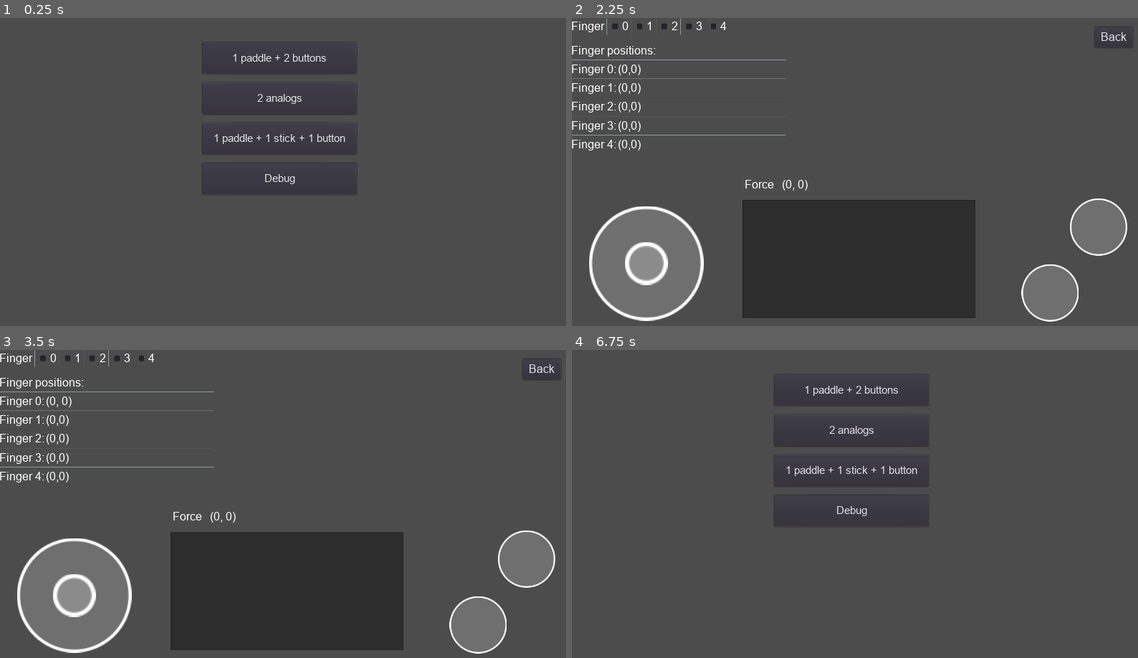
Above: before the commit, frames 1-4 (two rows, left to right).
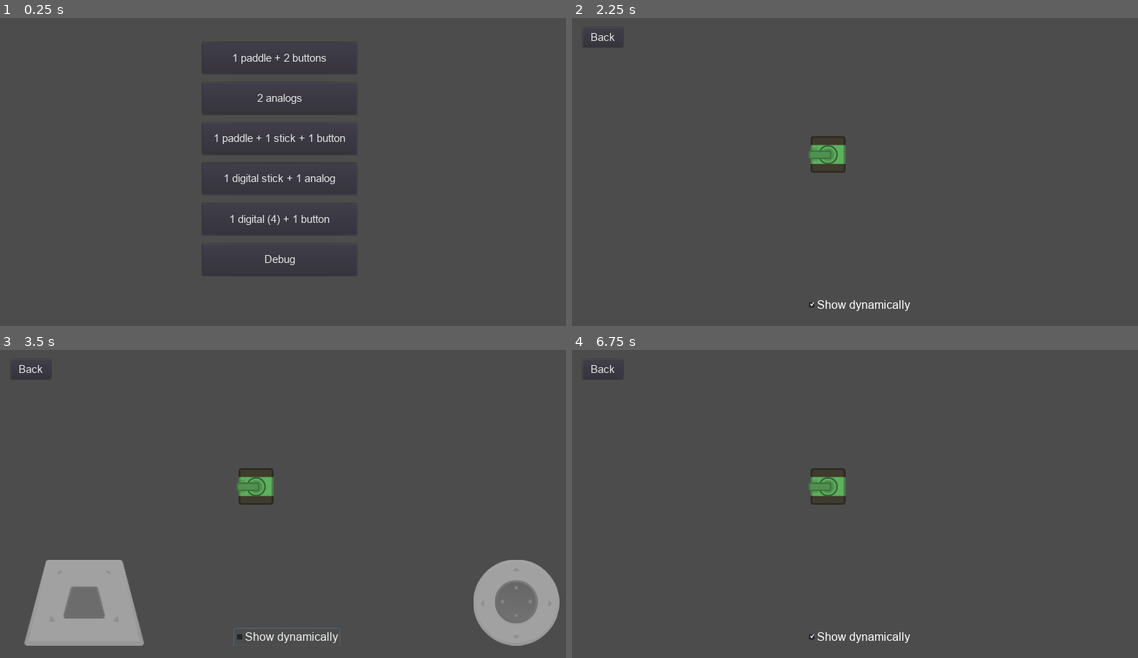
Above: after the commit, the same moments.

Repository: fiaful/Gamepad
Game: Godot game, scene res://Sample/MainMenu.tscn
Same seed, same stepped clock (60 frames per second), same inputs: the game is played once before the commit and once after it.
Inputs (mouse positions are in pixels of both pictures, inside the frame that each line leads up to):
- Up to frame 1 (0.25 s): no input
- Up to frame 2 (2.25 s): click "Debug" at 0.5 s; click "Back" at 1.25 s; click "Debug" (after the commit: "1 digital stick + 1 analog") at 2 s
- Up to frame 3 (3.5 s): click (288, 636) at 2.75 s, where only the run after the commit has a clickable "Show dynamically"
- Up to frame 4 (6.75 s): click "Back" at 3.5 s; click "1 paddle + 2 buttons" at 4.25 s; click "Show dynamically" at 5 s; click "Back" at 5.75 s; click (849, 550) at 6.5 s, where only the run after the commit has a clickable "1 digital (4) + 1 button"

The runs differ from the first frame. In frame 1, 0.5% of the frame differs, in the area x 35-63%, y 50-84%; in frame 2, 27%; in frame 3, 29%, in the area x 0-99%, y 0-99%; in frame 4, 1.5%.

Commit message:
aggiunti altri esempi

Diff:
--- a/Sample/MainMenu.gd
+++ b/Sample/MainMenu.gd
@@ -13,4 +13,12 @@
 
 
 func _on_btn2analogs3_pressed():
+	get_tree().change_scene("res://Sample/Sample1Digital1Analog.tscn")
+
+
+func _on_btn2analogs4_pressed():
 	get_tree().change_scene("res://Debug/Debug.tscn")
+
+
+func _on_btn2analogs5_pressed():
+	get_tree().change_scene("res://Sample/Sample1Digital1Button.tscn")
--- a/Sample/MainMenu.tscn
+++ b/Sample/MainMenu.tscn
@@ -15,7 +15,7 @@
 
 default_font = SubResource( 1 )
 
-[node name="MainMenu" type="Node" index="0"]
+[node name="MainMenu" type="Node"]
 
 script = ExtResource( 1 )
 
@@ -105,11 +105,61 @@
 enabled_focus_mode = 2
 shortcut = null
 group = null
+text = "1 digital stick + 1 analog"
+flat = false
+align = 1
+
+[node name="btn2analogs5" type="Button" parent="Container" index="3"]
+
+anchor_left = 0.0
+anchor_top = 0.0
+anchor_right = 0.0
+anchor_bottom = 0.0
+margin_left = 452.0
+margin_top = 414.0
+margin_right = 797.0
+margin_bottom = 485.0
+rect_pivot_offset = Vector2( 0, 0 )
+rect_clip_content = false
+focus_mode = 2
+mouse_filter = 0
+mouse_default_cursor_shape = 0
+size_flags_horizontal = 1
+size_flags_vertical = 1
+toggle_mode = false
+enabled_focus_mode = 2
+shortcut = null
+group = null
+text = "1 digital (4) + 1 button"
+flat = false
+align = 1
+
+[node name="btn2analogs4" type="Button" parent="Container" index="4"]
+
+anchor_left = 0.0
+anchor_top = 0.0
+anchor_right = 0.0
+anchor_bottom = 0.0
+margin_left = 452.0
+margin_top = 504.0
+margin_right = 797.0
+margin_bottom = 575.0
+rect_pivot_offset = Vector2( 0, 0 )
+rect_clip_content = false
+focus_mode = 2
+mouse_filter = 0
+mouse_default_cursor_shape = 0
+size_flags_horizontal = 1
+size_flags_vertical = 1
+toggle_mode = false
+enabled_focus_mode = 2
+shortcut = null
+group = null
 text = "Debug"
 flat = false
 align = 1
 
-[node name="btn1analogs1button" type="Button" parent="Container" index="3"]
+[node name="btn1analogs1button" type="Button" parent="Container" index="5"]
 
 anchor_left = 0.0
 anchor_top = 0.0
@@ -140,4 +190,8 @@
 
 [connection signal="pressed" from="Container/btn2analogs3" to="." method="_on_btn2analogs3_pressed"]
 
+[connection signal="pressed" from="Container/btn2analogs5" to="." method="_on_btn2analogs5_pressed"]
+
+[connection signal="pressed" from="Container/btn2analogs4" to="." method="_on_btn2analogs4_pressed"]
+
 [connection signal="pressed" from="Container/btn1analogs1button" to="." method="_on_btn1analogs1button_pressed"]
--- /dev/null
+++ b/Sample/Sample1Digital1Analog.gd
@@ -0,0 +1,16 @@
+extends Node
+
+onready var left_gamepad = $Gamepad/GamepadContainer/GamepadArea/GamepadStick
+onready var right_gamepad = $Gamepad/GamepadContainer/GamepadArea2/GamepadStick
+
+func _ready():
+	left_gamepad.show_dynamically = true
+	right_gamepad.show_dynamically = true
+
+func _on_CheckBox_toggled(button_pressed):
+	left_gamepad.show_dynamically = button_pressed
+	right_gamepad.show_dynamically = button_pressed
+
+
+func _on_Button_pressed():
+	get_tree().change_scene("res://Sample/MainMenu.tscn")
--- /dev/null
+++ b/Sample/Sample1Digital1Analog.tscn
@@ -0,0 +1,247 @@
+[gd_scene load_steps=17 format=2]
+
+[ext_resource path="res://Sample/Sample1Digital1Analog.gd" type="Script" id=1]
+[ext_resource path="res://Sample/Tank/Tank.tscn" type="PackedScene" id=2]
+[ext_resource path="res://Sample/Tank/Bullet.tscn" type="PackedScene" id=3]
+[ext_resource path="res://addons/Gamepad/GamepadContainer.gd" type="Script" id=4]
+[ext_resource path="res://addons/Gamepad/icons/container.png" type="Texture" id=5]
+[ext_resource path="res://addons/Gamepad/GamepadArea.gd" type="Script" id=6]
+[ext_resource path="res://addons/Gamepad/icons/area.png" type="Texture" id=7]
+[ext_resource path="res://addons/Gamepad/GamepadStick.gd" type="Script" id=8]
+[ext_resource path="res://addons/Gamepad/icons/stick.png" type="Texture" id=9]
+[ext_resource path="res://assets/Gamepad/diagonal_light.png" type="Texture" id=10]
+[ext_resource path="res://assets/Gamepad/diagonal_int_dark.png" type="Texture" id=11]
+[ext_resource path="res://assets/Gamepad/omni_light.png" type="Texture" id=12]
+[ext_resource path="res://assets/Gamepad/omni_int_dark.png" type="Texture" id=13]
+[ext_resource path="res://assets/arial.ttf" type="DynamicFontData" id=14]
+
+[sub_resource type="DynamicFont" id=1]
+
+size = 26
+use_mipmaps = false
+use_filter = false
+font_data = ExtResource( 14 )
+_sections_unfolded = [ "Font", "Settings" ]
+
+[sub_resource type="DynamicFont" id=2]
+
+size = 24
+use_mipmaps = false
+use_filter = false
+font_data = ExtResource( 14 )
+_sections_unfolded = [ "Font", "Settings" ]
+
+[node name="Sample1Digital1Analog" type="Node" index="0"]
+
+script = ExtResource( 1 )
+__meta__ = {
+"_edit_horizontal_guides_": [ 668.666 ]
+}
+
+[node name="Tank" parent="." index="0" instance=ExtResource( 2 )]
+
+position = Vector2( 571.841, 305.352 )
+bullet = ExtResource( 3 )
+
+[node name="Gamepad" type="CanvasLayer" parent="." index="1"]
+
+layer = 1
+offset = Vector2( 0, 0 )
+rotation = 0.0
+scale = Vector2( 1, 1 )
+transform = Transform2D( 1, 0, 0, 1, 0, 0 )
+
+[node name="GamepadContainer" type="Control" parent="Gamepad" index="0"]
+
+anchor_left = 0.0
+anchor_top = 0.0
+anchor_right = 1.0
+anchor_bottom = 1.0
+rect_pivot_offset = Vector2( 0, 0 )
+rect_clip_content = false
+mouse_filter = 0
+mouse_default_cursor_shape = 0
+size_flags_horizontal = 1
+size_flags_vertical = 1
+script = ExtResource( 4 )
+__meta__ = {
+"_editor_icon": ExtResource( 5 )
+}
+disabled = false
+
+[node name="GamepadArea" type="Control" parent="Gamepad/GamepadContainer" index="0"]
+
+anchor_left = 0.0
+anchor_top = 0.0
+anchor_right = 0.0
+anchor_bottom = 1.0
+margin_right = 359.0
+rect_pivot_offset = Vector2( 0, 0 )
+rect_clip_content = false
+mouse_filter = 0
+mouse_default_cursor_shape = 0
+size_flags_horizontal = 1
+size_flags_vertical = 1
+script = ExtResource( 6 )
+__meta__ = {
+"_editor_icon": ExtResource( 7 )
+}
+disabled = false
+gamepad_type = "AREA"
+
+[node name="GamepadStick" type="Control" parent="Gamepad/GamepadContainer/GamepadArea" index="0"]
+
+modulate = Color( 1, 1, 1, 0.501961 )
+anchor_left = 0.5
+anchor_top = 1.0
+anchor_right = 0.5
+anchor_bottom = 1.0
+margin_left = -126.5
+margin_top = -252.0
+margin_right = 143.5
+margin_bottom = -60.0
+rect_pivot_offset = Vector2( 0, 0 )
+rect_clip_content = false
+mouse_filter = 0
+mouse_default_cursor_shape = 0
+size_flags_horizontal = 1
+size_flags_vertical = 1
+script = ExtResource( 8 )
+_sections_unfolded = [ "Rect", "Visibility" ]
+__meta__ = {
+"_editor_icon": ExtResource( 9 )
+}
+disabled = false
+show_dynamically = false
+gamepad_type = "GAMEPAD 0"
+stick_type = 4
+background_texture = ExtResource( 10 )
+stick_texture = ExtResource( 11 )
+stick_scale = Vector2( 2, 2 )
+static_position = Vector2( 53, 468 )
+hide_stick_on_stop = false
+adjust_iso = 33
+valid_threshold = 0.5
+step = 0.0
+
+[node name="GamepadArea2" type="Control" parent="Gamepad/GamepadContainer" index="1"]
+
+anchor_left = 1.0
+anchor_top = 0.0
+anchor_right = 1.0
+anchor_bottom = 1.0
+margin_left = -253.0
+rect_pivot_offset = Vector2( 0, 0 )
+rect_clip_content = false
+mouse_filter = 0
+mouse_default_cursor_shape = 0
+size_flags_horizontal = 1
+size_flags_vertical = 1
+script = ExtResource( 6 )
+__meta__ = {
+"_editor_icon": ExtResource( 7 )
+}
+disabled = false
+gamepad_type = "AREA"
+
+[node name="GamepadStick" type="Control" parent="Gamepad/GamepadContainer/GamepadArea2" index="0"]
+
+modulate = Color( 1, 1, 1, 0.501961 )
+anchor_left = 0.5
+anchor_top = 1.0
+anchor_right = 0.5
+anchor_bottom = 1.0
+margin_left = -96.5
+margin_top = -252.0
+margin_right = 95.5
+margin_bottom = -60.0
+rect_pivot_offset = Vector2( 0, 0 )
+rect_clip_content = false
+mouse_filter = 0
+mouse_default_cursor_shape = 0
+size_flags_horizontal = 1
+size_flags_vertical = 1
+script = ExtResource( 8 )
+_sections_unfolded = [ "Anchor", "Grow Direction", "Margin", "Rect", "Size Flags", "Visibility" ]
+__meta__ = {
+"_editor_icon": ExtResource( 9 )
+}
+disabled = false
+show_dynamically = false
+gamepad_type = "GAMEPAD 0"
+stick_type = 0
+background_texture = ExtResource( 12 )
+stick_texture = ExtResource( 13 )
+stick_scale = Vector2( 1, 1 )
+static_position = Vector2( 30, 468 )
+hide_stick_on_stop = false
+adjust_iso = 0
+valid_threshold = 0.2
+step = 0.0
+
+[node name="CheckBox" type="CheckBox" parent="Gamepad" index="1"]
+
+anchor_left = 0.5
+anchor_top = 1.0
+anchor_right = 0.5
+anchor_bottom = 1.0
+margin_left = -117.0
+margin_top = -98.0
+margin_right = 117.0
+margin_bottom = -60.0
+rect_pivot_offset = Vector2( 0, 0 )
+rect_clip_content = false
+focus_mode = 2
+mouse_filter = 0
+mouse_default_cursor_shape = 0
+size_flags_horizontal = 1
+size_flags_vertical = 1
+custom_fonts/font = SubResource( 1 )
+toggle_mode = true
+pressed = true
+enabled_focus_mode = 2
+shortcut = null
+group = null
+text = "Show dynamically"
+flat = false
+align = 0
+_sections_unfolded = [ "custom_fonts" ]
+
+[node name="Button" type="Button" parent="Gamepad" index="2"]
+
+anchor_left = 0.0
+anchor_top = 0.0
+anchor_right = 0.0
+anchor_bottom = 0.0
+margin_left = 24.0
+margin_top = 21.0
+margin_right = 114.0
+margin_bottom = 65.0
+rect_pivot_offset = Vector2( 0, 0 )
+rect_clip_content = false
+focus_mode = 2
+mouse_filter = 0
+mouse_default_cursor_shape = 0
+size_flags_horizontal = 1
+size_flags_vertical = 1
+custom_fonts/font = SubResource( 2 )
+toggle_mode = false
+enabled_focus_mode = 2
+shortcut = null
+group = null
+text = "Back"
+flat = false
+align = 1
+_sections_unfolded = [ "custom_fonts" ]
+
+[connection signal="gamepad_force_changed" from="Gamepad/GamepadContainer/GamepadArea/GamepadStick" to="Tank" method="_on_move"]
+
+[connection signal="gamepad_stick_released" from="Gamepad/GamepadContainer/GamepadArea/GamepadStick" to="Tank" method="_on_stop"]
+
+[connection signal="gamepad_force_changed" from="Gamepad/GamepadContainer/GamepadArea2/GamepadStick" to="Tank" method="_on_fire"]
+
+[connection signal="gamepad_stick_released" from="Gamepad/GamepadContainer/GamepadArea2/GamepadStick" to="Tank" method="_on_stop_fire"]
+
+[connection signal="toggled" from="Gamepad/CheckBox" to="." method="_on_CheckBox_toggled"]
+
+[connection signal="pressed" from="Gamepad/Button" to="." method="_on_Button_pressed"]
--- /dev/null
+++ b/Sample/Sample1Digital1Button.gd
@@ -0,0 +1,16 @@
+extends Node
+
+onready var gamepad = $Gamepad/GamepadContainer/GamepadArea/GamepadStick
+onready var button_fire = $Gamepad/GamepadContainer/GamepadArea2/GamepadButton
+
+func _ready():
+	gamepad.show_dynamically = true
+	button_fire.show_dynamically = true
+
+func _on_CheckBox_toggled(button_pressed):
+	gamepad.show_dynamically = button_pressed
+	button_fire.show_dynamically = button_pressed
+
+
+func _on_Button_pressed():
+	get_tree().change_scene("res://Sample/MainMenu.tscn")
--- /dev/null
+++ b/Sample/Sample1Digital1Button.tscn
@@ -0,0 +1,242 @@
+[gd_scene load_steps=19 format=2]
+
+[ext_resource path="res://Sample/Sample1Digital1Button.gd" type="Script" id=1]
+[ext_resource path="res://Sample/Tank/Tank.tscn" type="PackedScene" id=2]
+[ext_resource path="res://Sample/Tank/Bullet.tscn" type="PackedScene" id=3]
+[ext_resource path="res://addons/Gamepad/GamepadContainer.gd" type="Script" id=4]
+[ext_resource path="res://addons/Gamepad/icons/container.png" type="Texture" id=5]
+[ext_resource path="res://addons/Gamepad/GamepadArea.gd" type="Script" id=6]
+[ext_resource path="res://addons/Gamepad/icons/area.png" type="Texture" id=7]
+[ext_resource path="res://addons/Gamepad/GamepadStick.gd" type="Script" id=8]
+[ext_resource path="res://addons/Gamepad/icons/stick.png" type="Texture" id=9]
+[ext_resource path="res://assets/Gamepad/cross_light.png" type="Texture" id=10]
+[ext_resource path="res://assets/Gamepad/cursor_dark.png" type="Texture" id=11]
+[ext_resource path="res://addons/Gamepad/GamepadButton.gd" type="Script" id=12]
+[ext_resource path="res://addons/Gamepad/icons/button.png" type="Texture" id=13]
+[ext_resource path="res://assets/Gamepad/button_fire.png" type="Texture" id=14]
+[ext_resource path="res://assets/Gamepad/button_target.png" type="Texture" id=15]
+[ext_resource path="res://assets/arial.ttf" type="DynamicFontData" id=16]
+
+[sub_resource type="DynamicFont" id=1]
+
+size = 26
+use_mipmaps = false
+use_filter = false
+font_data = ExtResource( 16 )
+_sections_unfolded = [ "Font", "Settings" ]
+
+[sub_resource type="DynamicFont" id=2]
+
+size = 24
+use_mipmaps = false
+use_filter = false
+font_data = ExtResource( 16 )
+_sections_unfolded = [ "Font", "Settings" ]
+
+[node name="Sample1Digital1Button" type="Node" index="0"]
+
+script = ExtResource( 1 )
+__meta__ = {
+"_edit_horizontal_guides_": [ 668.666 ]
+}
+
+[node name="Tank" parent="." index="0" instance=ExtResource( 2 )]
+
+position = Vector2( 571.841, 305.352 )
+bullet = ExtResource( 3 )
+
+[node name="Gamepad" type="CanvasLayer" parent="." index="1"]
+
+layer = 1
+offset = Vector2( 0, 0 )
+rotation = 0.0
+scale = Vector2( 1, 1 )
+transform = Transform2D( 1, 0, 0, 1, 0, 0 )
+
+[node name="GamepadContainer" type="Control" parent="Gamepad" index="0"]
+
+anchor_left = 0.0
+anchor_top = 0.0
+anchor_right = 1.0
+anchor_bottom = 1.0
+rect_pivot_offset = Vector2( 0, 0 )
+rect_clip_content = false
+mouse_filter = 0
+mouse_default_cursor_shape = 0
+size_flags_horizontal = 1
+size_flags_vertical = 1
+script = ExtResource( 4 )
+__meta__ = {
+"_editor_icon": ExtResource( 5 )
+}
+disabled = false
+
+[node name="GamepadArea" type="Control" parent="Gamepad/GamepadContainer" index="0"]
+
+anchor_left = 0.0
+anchor_top = 0.0
+anchor_right = 0.0
+anchor_bottom = 1.0
+margin_right = 257.0
+rect_pivot_offset = Vector2( 0, 0 )
+rect_clip_content = false
+mouse_filter = 0
+mouse_default_cursor_shape = 0
+size_flags_horizontal = 1
+size_flags_vertical = 1
+script = ExtResource( 6 )
+__meta__ = {
+"_editor_icon": ExtResource( 7 )
+}
+disabled = false
+gamepad_type = "AREA"
+
+[node name="GamepadStick" type="Control" parent="Gamepad/GamepadContainer/GamepadArea" index="0"]
+
+anchor_left = 0.5
+anchor_top = 1.0
+anchor_right = 0.5
+anchor_bottom = 1.0
+margin_left = -96.5
+margin_top = -252.0
+margin_right = 95.5
+margin_bottom = -60.0
+rect_pivot_offset = Vector2( 0, 0 )
+rect_clip_content = false
+mouse_filter = 0
+mouse_default_cursor_shape = 0
+size_flags_horizontal = 1
+size_flags_vertical = 1
+script = ExtResource( 8 )
+_sections_unfolded = [ "Rect" ]
+__meta__ = {
+"_editor_icon": ExtResource( 9 )
+}
+disabled = false
+show_dynamically = false
+gamepad_type = "STICK 0"
+stick_type = 2
+background_texture = ExtResource( 10 )
+stick_texture = ExtResource( 11 )
+stick_scale = Vector2( 1.3, 1.3 )
+static_position = Vector2( 32, 468 )
+hide_stick_on_stop = false
+adjust_iso = 0
+valid_threshold = 0.4
+step = 0.0
+
+[node name="GamepadArea2" type="Control" parent="Gamepad/GamepadContainer" index="1"]
+
+anchor_left = 1.0
+anchor_top = 0.0
+anchor_right = 1.0
+anchor_bottom = 1.0
+margin_left = -339.0
+margin_top = 517.0
+rect_pivot_offset = Vector2( 0, 0 )
+rect_clip_content = false
+mouse_filter = 0
+mouse_default_cursor_shape = 0
+size_flags_horizontal = 1
+size_flags_vertical = 1
+script = ExtResource( 6 )
+__meta__ = {
+"_editor_icon": ExtResource( 7 )
+}
+disabled = false
+gamepad_type = "AREA"
+
+[node name="GamepadButton" type="Control" parent="Gamepad/GamepadContainer/GamepadArea2" index="0"]
+
+anchor_left = 0.5
+anchor_top = 1.0
+anchor_right = 0.5
+anchor_bottom = 1.0
+margin_left = -124.5
+margin_top = -186.0
+margin_right = 2.5
+margin_bottom = -58.0
+rect_pivot_offset = Vector2( 0, 0 )
+rect_clip_content = false
+mouse_filter = 0
+mouse_default_cursor_shape = 0
+size_flags_horizontal = 1
+size_flags_vertical = 1
+script = ExtResource( 12 )
+_sections_unfolded = [ "Rect" ]
+__meta__ = {
+"_editor_icon": ExtResource( 13 )
+}
+disabled = false
+show_dynamically = false
+gamepad_type = "BUTTON 0"
+texture_normal = ExtResource( 14 )
+texture_pressed = ExtResource( 14 )
+texture_disabled = ExtResource( 15 )
+static_position = Vector2( 45, 17 )
+autofire_delay = 0.25
+
+[node name="CheckBox" type="CheckBox" parent="Gamepad" index="1"]
+
+anchor_left = 0.5
+anchor_top = 1.0
+anchor_right = 0.5
+anchor_bottom = 1.0
+margin_left = -117.0
+margin_top = -98.0
+margin_right = 117.0
+margin_bottom = -60.0
+rect_pivot_offset = Vector2( 0, 0 )
+rect_clip_content = false
+focus_mode = 2
+mouse_filter = 0
+mouse_default_cursor_shape = 0
+size_flags_horizontal = 1
+size_flags_vertical = 1
+custom_fonts/font = SubResource( 1 )
+toggle_mode = true
+pressed = true
+enabled_focus_mode = 2
+shortcut = null
+group = null
+text = "Show dynamically"
+flat = false
+align = 0
+_sections_unfolded = [ "custom_fonts" ]
+
+[node name="Button" type="Button" parent="Gamepad" index="2"]
+
+anchor_left = 0.0
+anchor_top = 0.0
+anchor_right = 0.0
+anchor_bottom = 0.0
+margin_left = 24.0
+margin_top = 21.0
+margin_right = 114.0
+margin_bottom = 65.0
+rect_pivot_offset = Vector2( 0, 0 )
+rect_clip_content = false
+focus_mode = 2
+mouse_filter = 0
+mouse_default_cursor_shape = 0
+size_flags_horizontal = 1
+size_flags_vertical = 1
+custom_fonts/font = SubResource( 2 )
+toggle_mode = false
+enabled_focus_mode = 2
+shortcut = null
+group = null
+text = "Back"
+flat = false
+align = 1
+_sections_unfolded = [ "custom_fonts" ]
+
+[connection signal="gamepad_force_changed" from="Gamepad/GamepadContainer/GamepadArea/GamepadStick" to="Tank" method="_on_move_digital"]
+
+[connection signal="gamepad_stick_released" from="Gamepad/GamepadContainer/GamepadArea/GamepadStick" to="Tank" method="_on_stop"]
+
+[connection signal="fire" from="Gamepad/GamepadContainer/GamepadArea2/GamepadButton" to="Tank" method="_on_button_fire"]
+
+[connection signal="toggled" from="Gamepad/CheckBox" to="." method="_on_CheckBox_toggled"]
+
+[connection signal="pressed" from="Gamepad/Button" to="." method="_on_Button_pressed"]
--- a/Sample/Tank/Tank.gd
+++ b/Sample/Tank/Tank.gd
@@ -33,10 +33,18 @@
 		engine = Vector2()
 
 func _on_move(current_force, sender):
+	if sender.direction == []:
+		engine = Vector2(0, 0).rotated(rotation)
+		return
+
 	if sender.angle != sender.INVALID_ANGLE and sender.angle != 0:
 		rotation = sender.angle
 
 	engine = Vector2(engine_speed, 0).rotated(rotation)
+
+func _on_move_digital(current_force, sender):
+	engine = current_force * engine_speed
+	rotation = sender.angle
 
 func _on_fire(current_force, sender):
 #	print (sender.angle)
